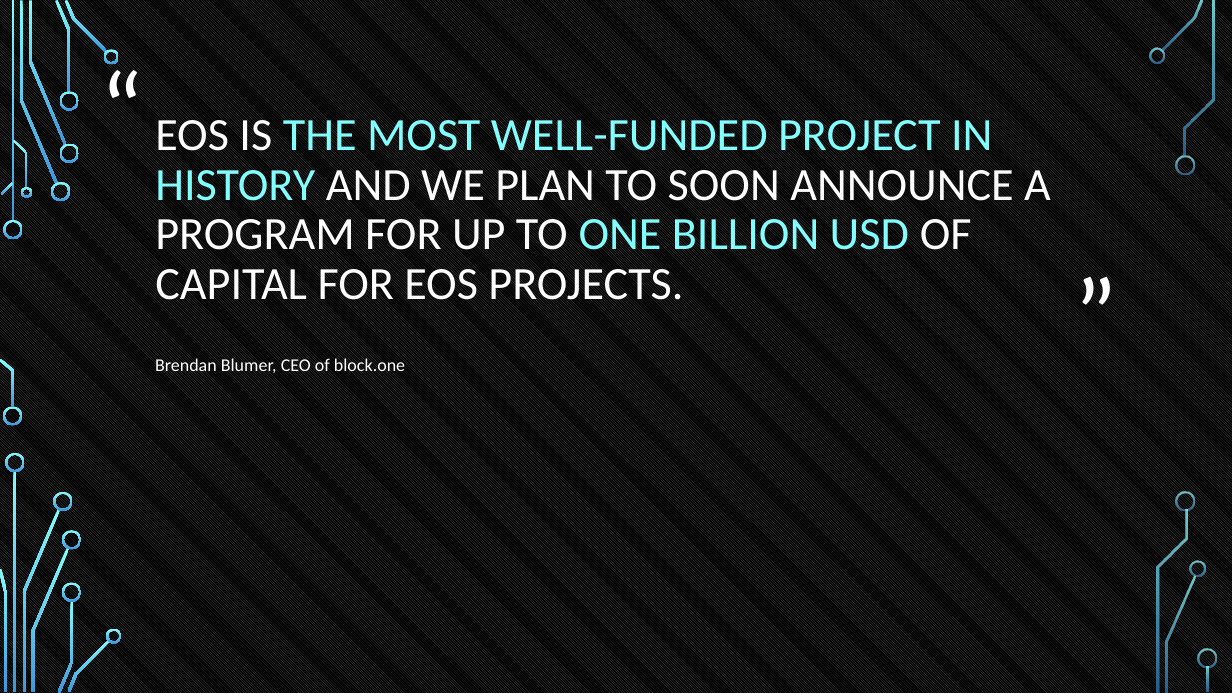
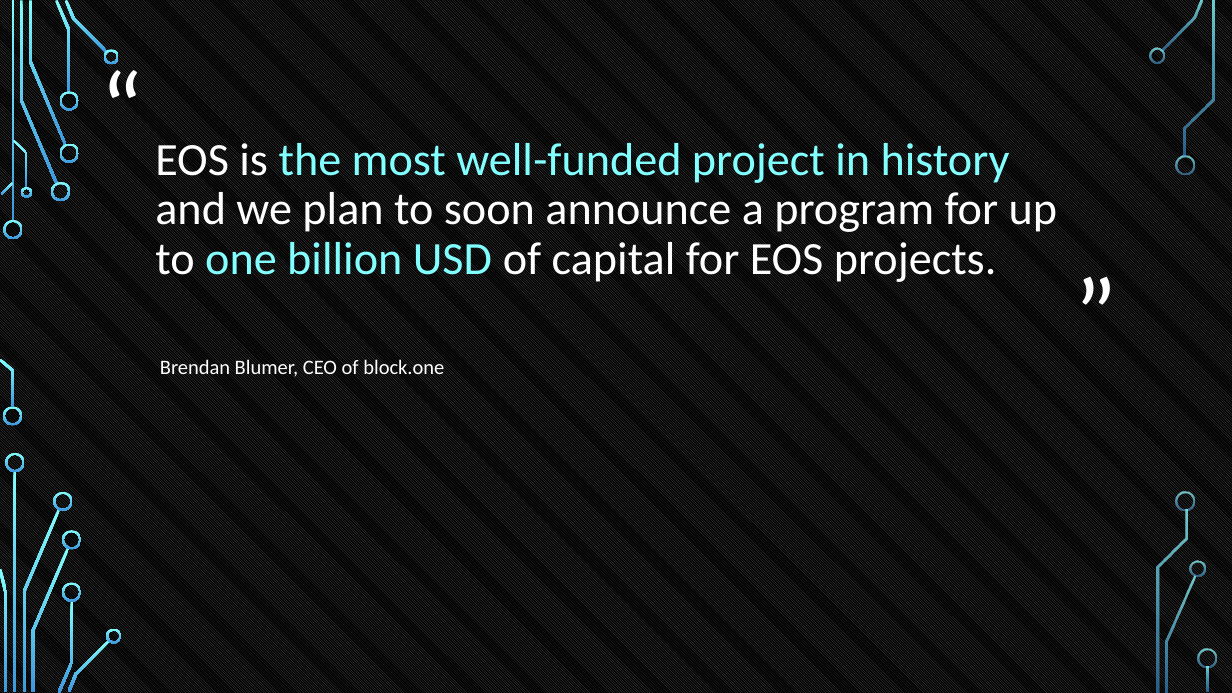
Before and after one commit to tokenika/tokenika.github.io, a slide deck: slide 41 of WarsawBlock(3).pptx. Drawn at 1232x693 pixels with LibreOffice and Linux fonts; fonts in the diff are those of the drawing; background and template pictures are left out. Boxes give left, top, right and bottom in pixels: in the first picture for what was removed or moved away, otherwise in the second. Text is boxed around its words. In the diff, an @@ line names an element or a change of style, - is before the commit and + after.

```diff
--- a/WarsawBlock(3).pptx
+++ b/WarsawBlock(3).pptx
@@ title at [155,143,1058,282]: text changed @@
-EOS IS THE MOST WELL-FUNDED PROJECT IN HISTORY AND WE PLAN TO SOON ANNOUNCE A PROGRAM FOR UP TO ONE BILLION USD OF CAPITAL FOR EOS PROJECTS.
+EOS is the most well-funded project in history and we plan to soon announce a program for up to one billion USD of capital for EOS projects.
@@ text "Brendan Blumer, CEO of block.one" at [160,359,444,376]: size 14 to 16 pt @@
```
Also in this commit, not shown: 6 other slides changed, 2 slides added, 2 slides removed, 2 other files.
